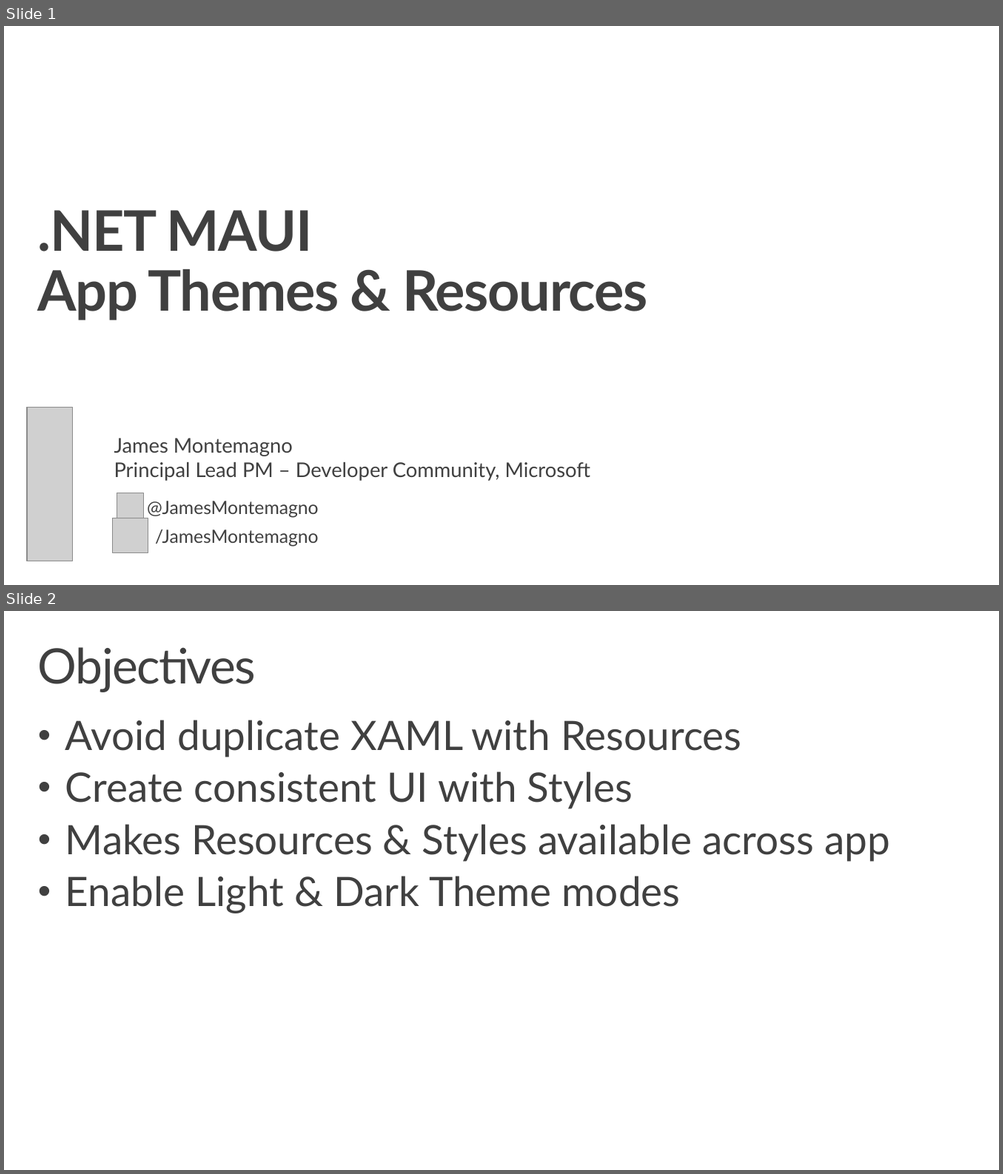
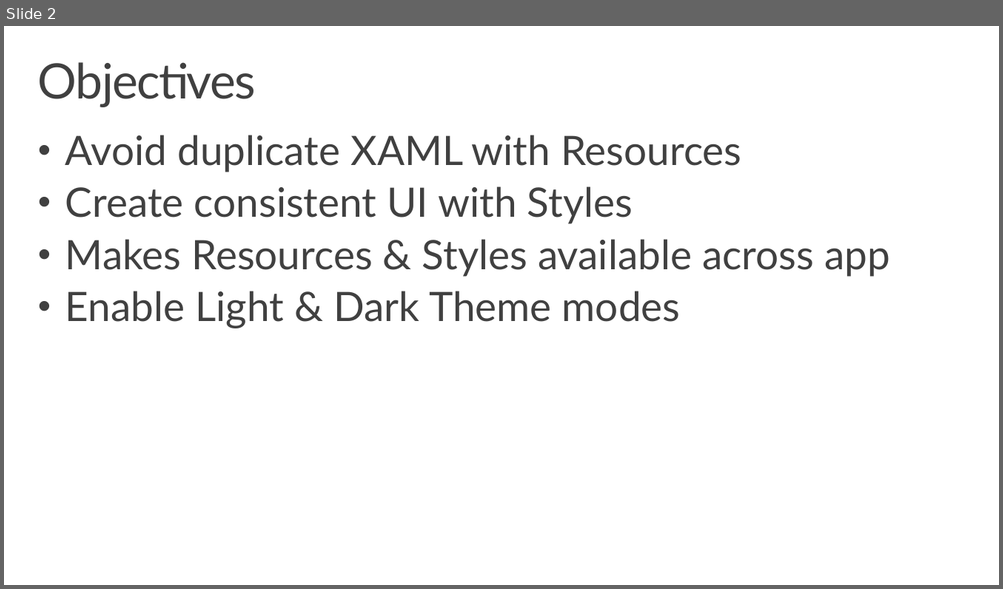
Before and after one commit to dotnet-presentations/dotnet-maui-workshop, a slide deck: Slides/Workshop6 - App Themes.pptx. Shown one above the other, each under a label of ours: slides 1 and 2 before the commit, slide 2 after it. The pictures are 1003x1174 and 1003x589 pixels, drawn with LibreOffice and Linux fonts; fonts in the diff are those of the drawing; grey boxes stand for pictures; background and template pictures are left out. Boxes give left, top, right and bottom in pixels: in the first picture for what was removed or moved away, otherwise in the second. Text is boxed around its words. In the diff, an @@ line names an element or a change of style, - is before the commit and + after.

Commit message:
Buncha slide updates! (#136)
* Fixing part 0 slides inc removing the montemagno branding, old dotnet 6 stuff, updated design

* updating part 1 slides

* slide updates and deleting old junk

* moar slide updates

* re-adding part 5 lol

* shrink slides

---------

```diff
--- a/Slides/Workshop6 - App Themes.pptx
+++ b/Slides/Workshop6 - App Themes.pptx
@@ slide 1 removed at (4, 26, 999, 585), background #FFFFFF @@
@@ title removed at (38, 210, 647, 321) @@
-.NET MAUI
-App Themes & Resources
@@ picture removed at (27, 407, 73, 562) @@
@@ text removed at (114, 438, 591, 481) @@
-James Montemagno
-Principal Lead PM – Developer Community, Microsoft
@@ picture removed at (116, 493, 144, 520) @@
@@ text removed at (147, 501, 318, 547) @@
-@JamesMontemagno
-/JamesMontemagno
@@ picture removed at (112, 518, 148, 554) @@
```
Also in this commit, not shown: 2 slides added, 1 other slide removed, 5 other files.
